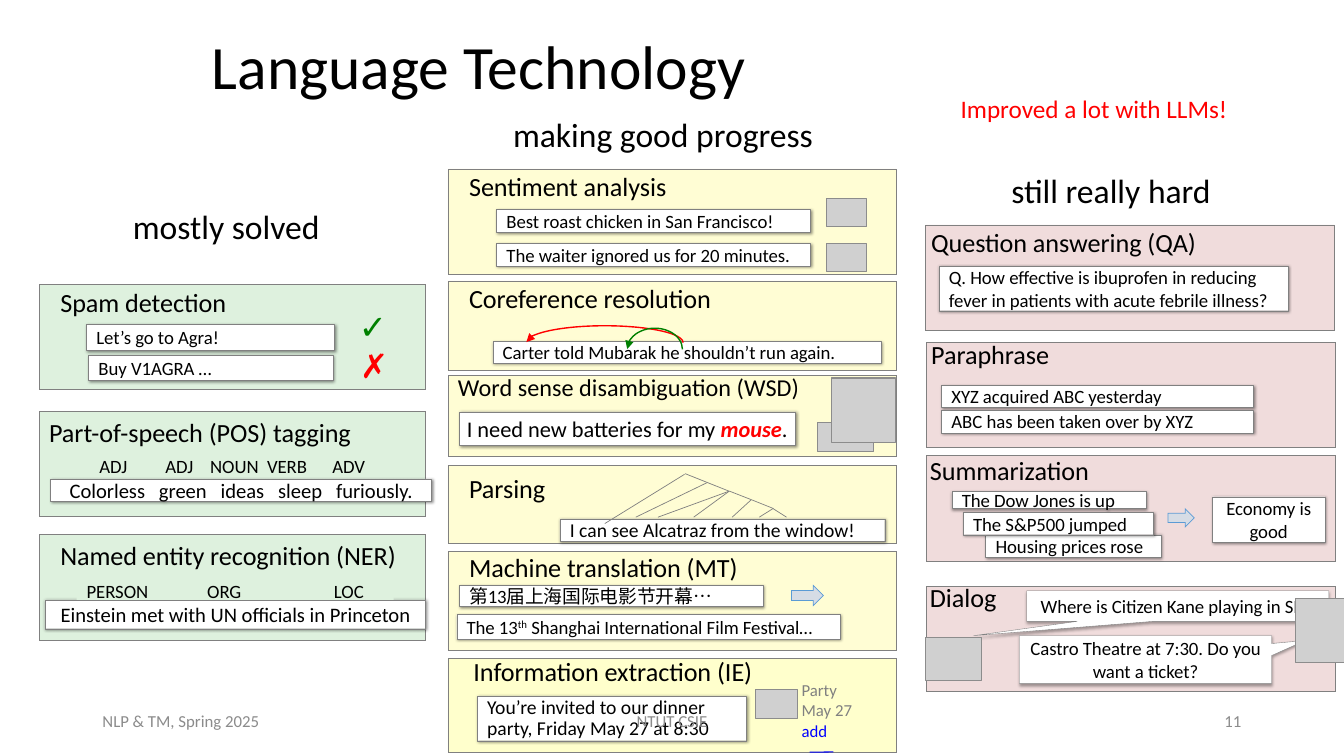
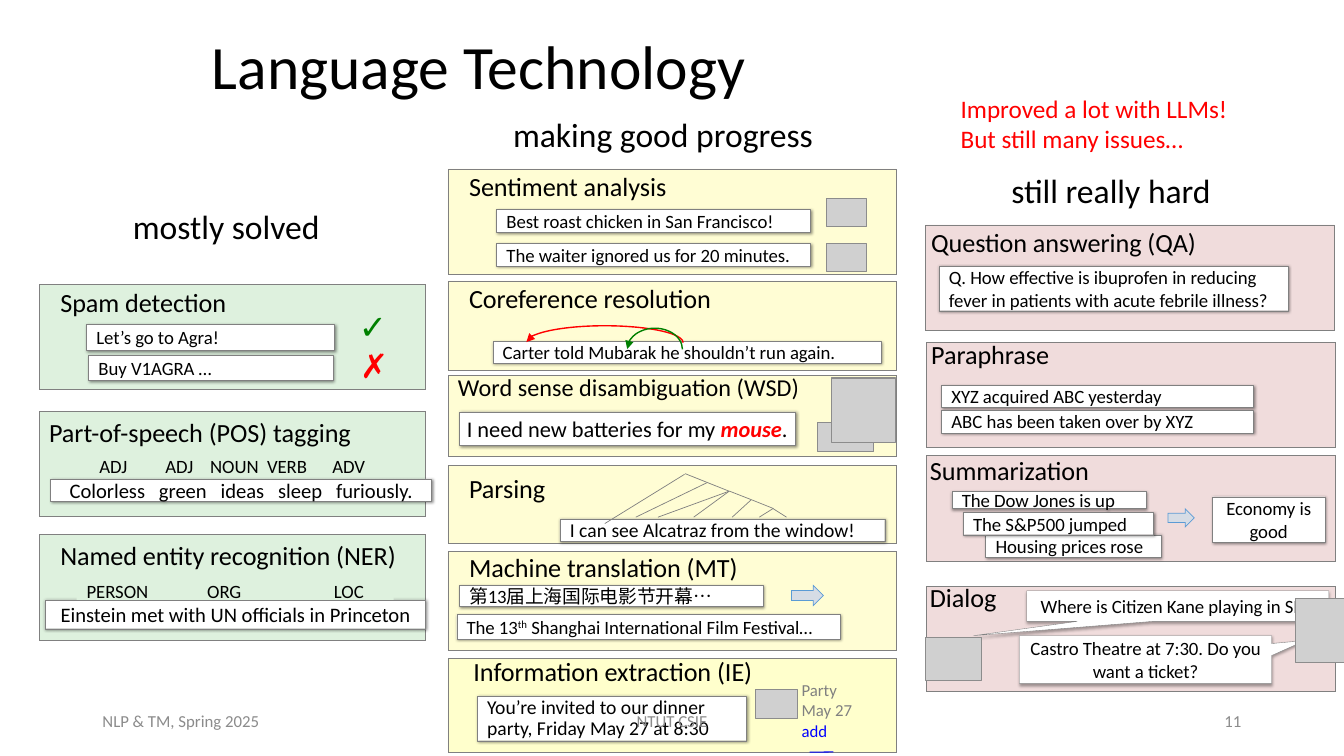
Before and after one commit to chriswjh/chriswjh.github.io, a slide deck: slide 11 of NLP_TM/01-IntroNLP.pptx. Drawn at 1344x756 pixels with LibreOffice and Linux fonts; fonts in the diff are those of the drawing; grey boxes stand for pictures. Boxes give left, top, right and bottom in pixels: in the first picture for what was removed or moved away, otherwise in the second. Text is boxed around its words. In the diff, an @@ line names an element or a change of style, - is before the commit and + after.

```diff
--- a/NLP_TM/01-IntroNLP.pptx
+++ b/NLP_TM/01-IntroNLP.pptx
@@ text at box(961, 100, 1227, 152): text changed @@
-Improved a lot with LLMs!
+Improved a lot with LLMs!
+But still many issues…
```
Also in this commit, not shown: 1 other slide changed.
